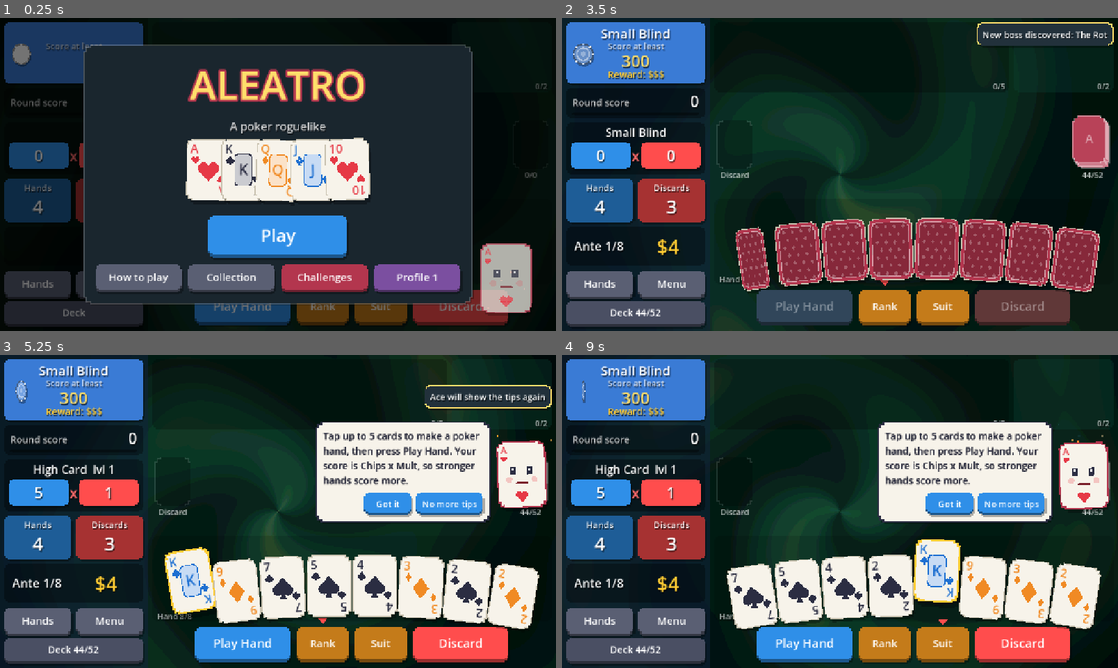
Above: before the commit, frames 1-4 (two rows, left to right).
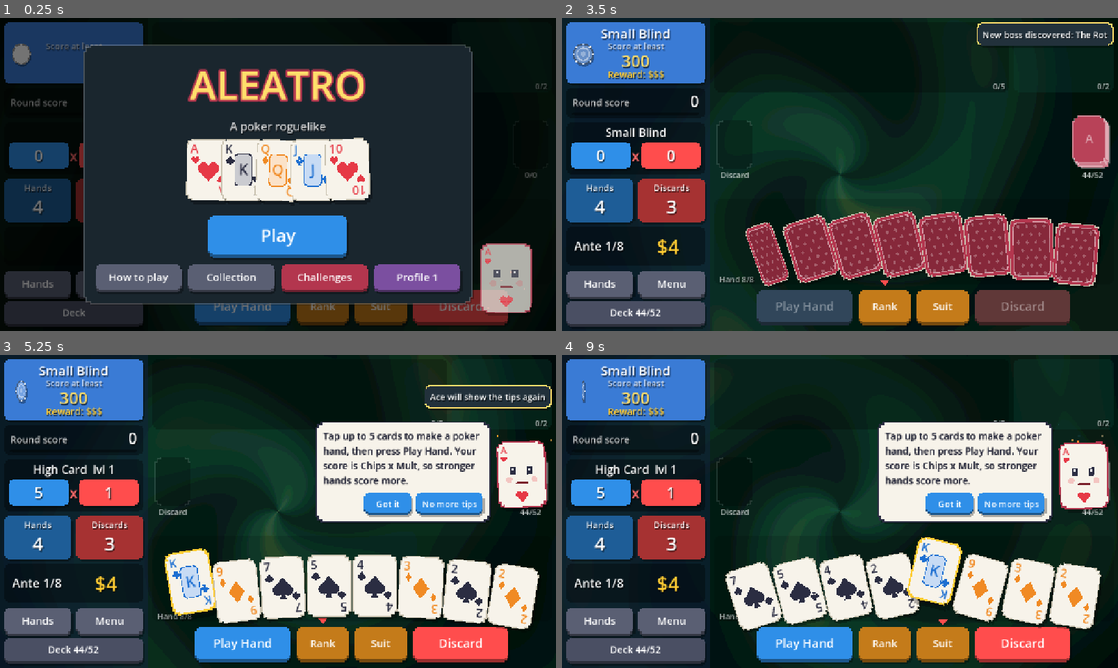
Above: after the commit, the same moments.

Repository: Yassineallach/schoolmaroc
Game: Godot game, scene res://scenes/main.tscn
Two runs of this game, one before a commit and one after it. Both use one fixed random seed, a clock stepped at 60 frames per second and the inputs below.
Inputs (mouse positions are in pixels of both pictures, inside the frame that each line leads up to):
- Up to frame 1 (0.25 s): no input
- Up to frame 2 (3.5 s): click "Play Hand" at 0.5 s; click "Play Hand" at 1.25 s; click "Play" at 2 s; click "Play Small Blind" at 2.75 s
- Up to frame 3 (5.25 s): click "Menu" at 3.5 s; click "Replay tips" at 4.25 s; tap Enter (ui_accept) at 5 s; drag from (528, 486) to (333, 442) at 5.02 s
- Up to frame 4 (9 s): click "Hands" at 5.75 s; click "Deck 44/52" at 6.5 s; drag from (734, 486) to (812, 574) at 7.27 s; click "Rank" at 8 s; click "Suit" at 8.75 s

The runs differ from the first frame. In frame 1, less than 0.1% of the frame differs, in the area x 59-60%, y 57-59%; in frame 2, 8.0%, in the area x 31-97%, y 61-88%; in frame 3, 0.3%; in frame 4, 2.9%.

Commit message:
Spring-driven card and charm movement; reduced motion setting (1.14.0)
- scripts/glide.gd: a per-object spring mover. Cards and charms chase a
  target position and angle instead of running fixed tweens, so a new
  destination mid-flight bends the path smoothly; arrivals overshoot a
  little, objects lean into fast sideways moves, and kick() wobbles them.
  Glide owns only position and rotation, so flips, scale pops and fades
  keep their tweens.
- Dealing, hand and charm layout, playing cards to the table, discarding
  and dragging all move through Glide. A dragged card straightens and
  trails the finger on a stiff spring; reordering follows the pointer.
- juice() and bump() on glided views kick the wobble spring instead of
  tweening rotation, so the two never fight.
- Card, charm and spell shadows shift sideways with screen position.
- Pause menu "Motion: Full / Reduced" turns off screen shake, wobble,
  lean, overshoot and idle sway; saved with the other settings.

Co-Authored-By: Claude Opus 5.5 <noreply@anthropic.com>
Claude-Session: https://claude.ai/code/session_01LZR5ftoCVRtdXjWmfvUKYt

Diff:
--- a/aleatro/project.godot
+++ b/aleatro/project.godot
@@ -6,7 +6,7 @@
 
 config/name="Aleatro"
 config/description="A poker roguelike: build hands, collect charms, beat the blinds."
-config/version="1.13.0"
+config/version="1.14.0"
 run/main_scene="res://scenes/main.tscn"
 config/quit_on_go_back=false
 config/features=PackedStringArray("4.7", "GL Compatibility")
--- a/aleatro/scripts/anim.gd
+++ b/aleatro/scripts/anim.gd
@@ -4,6 +4,9 @@
 ## Shared animation clock and the idle "float" used by cards, charms and chips.
 
 const FPS := 10.0  # frame rate for frame-stepped animations
+
+## Reduced motion: objects sit still instead of swaying.
+static var calm := false
 
 
 static func now() -> float:
@@ -13,7 +16,7 @@
 ## Gentle sway and hover for an object of `size`. `amount` scales the motion
 ## (0 = still). Returns the transform to draw the object's face with.
 static func float_xform(size: Vector2, phase: float, amount: float) -> Transform2D:
-	if amount <= 0.0:
+	if amount <= 0.0 or calm:
 		return Transform2D.IDENTITY
 	var t := now()
 	var angle := 0.035 * amount * sin(2.0 * t + phase)
@@ -23,4 +26,16 @@
 
 ## How high the object hovers; shadows grow with it.
 static func lift(phase: float, amount: float) -> float:
+	if calm:
+		return amount
 	return amount * (1.0 + 0.3 * sin(0.666 * now() + phase * 1.7))
+
+
+## Sideways shadow shift for an object at its place on screen, as if lit from
+## above the middle: things on the right throw their shadow further right.
+static func parallax(ci: Control) -> Vector2:
+	var half := ci.get_viewport_rect().size.x / 2.0
+	if half <= 0.0:
+		return Vector2.ZERO
+	var x := ci.get_global_rect().get_center().x
+	return Vector2(clampf((x - half) / half, -1.0, 1.0) * 5.0, 0.0)
--- a/aleatro/scripts/card_view.gd
+++ b/aleatro/scripts/card_view.gd
@@ -107,7 +107,7 @@
 	draw_set_transform_matrix(base)
 	var lift := Anim.lift(_phase, amount)
 	# lifted cards cast a longer shadow
-	_face_box.shadow_offset = (Vector2(6, 12) if selected else Vector2(3, 6)) + Vector2(1, 3) * lift
+	_face_box.shadow_offset = (Vector2(6, 12) if selected else Vector2(3, 6)) + Vector2(1, 3) * lift + Anim.parallax(self)
 	if not face_up:
 		_draw_back()
 		return
--- a/aleatro/scripts/charm_view.gd
+++ b/aleatro/scripts/charm_view.gd
@@ -95,7 +95,7 @@
 		_draw_back()
 		return
 	var sb := PixelBox.new(col, 4.0, 0.0, true)
-	sb.shadow_offset = Vector2(3, 5) + Vector2(1, 3) * Anim.lift(_phase, float_amount)
+	sb.shadow_offset = Vector2(3, 5) + Vector2(1, 3) * Anim.lift(_phase, float_amount) + Anim.parallax(self)
 	sb.outline = 4.0
 	sb.outline_color = col.lightened(0.35)
 	draw_style_box(sb, Rect2(Vector2.ZERO, size))
--- /dev/null
+++ b/aleatro/scripts/glide.gd
@@ -0,0 +1,146 @@
+class_name Glide
+extends Node
+
+## Springy movement for a Control. Give it a destination with `to()` and its
+## parent chases it each frame instead of following a fixed-length tween: a
+## new destination mid-flight just bends the path, the arrival overshoots a
+## touch, the object leans into fast sideways moves, and `kick()` sets it
+## wobbling. Glide owns only position and rotation, so flips, scale pops and
+## fades can keep using tweens on the same node.
+
+## Reduced motion: no overshoot, lean or wobble.
+static var calm := false
+
+const STIFF := 320.0  # normal travel
+const SNAPPY := 1100.0  # following a finger
+const WOBBLE_STIFF := 600.0
+const LEAN := 0.00022  # radians of lean per px/s of sideways speed
+const MAX_LEAN := 0.22
+const STEP := 1.0 / 120.0
+
+signal arrived
+
+var target := Vector2.ZERO
+var target_rot := 0.0
+var stiffness := STIFF
+var _vel := Vector2.ZERO
+var _rot := 0.0
+var _rot_vel := 0.0
+var _lean := 0.0
+var _wobble := 0.0
+var _wobble_vel := 0.0
+var _delay := 0.0
+var _active := false
+
+
+## The Glide on `c`, made on first use.
+static func of(c: Control) -> Glide:
+	var g: Glide = c.get_node_or_null("Glide")
+	if g == null:
+		g = Glide.new()
+		g.name = "Glide"
+		c.add_child(g)
+	return g
+
+
+## Glide on `c` if it has one.
+static func on(c: Node) -> Glide:
+	return c.get_node_or_null("Glide") as Glide
+
+
+func _ready() -> void:
+	set_process(_active)
+
+
+func _host() -> Control:
+	return get_parent() as Control
+
+
+## Head for `pos` (parent space) and, if given, `rot` degrees, after `delay` s.
+func to(pos: Vector2, rot := NAN, delay := 0.0, stiff := STIFF) -> void:
+	var c := _host()
+	if not _active:
+		_rot = c.rotation
+		target_rot = c.rotation
+	target = pos
+	if not is_nan(rot):
+		target_rot = deg_to_rad(rot)
+	_delay = delay
+	stiffness = stiff
+	_wake()
+
+
+## Jump straight to `pos` / `rot` degrees with no motion.
+func snap(pos: Vector2, rot := NAN) -> void:
+	var c := _host()
+	target = pos
+	target_rot = deg_to_rad(rot) if not is_nan(rot) else c.rotation - _lean - _wobble
+	_vel = Vector2.ZERO
+	_rot_vel = 0.0
+	_rot = target_rot
+	_lean = 0.0
+	_wobble = 0.0
+	_wobble_vel = 0.0
+	_delay = 0.0
+	c.position = pos
+	c.rotation = _rot
+	_sleep()
+
+
+## A springy shake, e.g. when the object scores or is grabbed.
+func kick(amount := 0.12) -> void:
+	if calm:
+		return
+	if not _active:
+		_rot = _host().rotation
+		target = _host().position
+		target_rot = _rot
+	_wobble_vel += (1.0 if randf() < 0.5 else -1.0) * amount * 14.0
+	_wake()
+
+
+func is_moving() -> bool:
+	return _active
+
+
+func _wake() -> void:
+	_active = true
+	set_process(true)
+
+
+func _sleep() -> void:
+	_active = false
+	set_process(false)
+
+
+func _process(delta: float) -> void:
+	var c := _host()
+	if c == null:
+		return
+	var dt := minf(delta, 0.05)
+	var k := stiffness
+	var d := 2.0 * sqrt(k) * (1.0 if calm else 0.72)
+	var wk := WOBBLE_STIFF
+	var wd := 2.0 * sqrt(wk) * 0.22
+	var pos := c.position
+	var steps := maxi(1, ceili(dt / STEP))
+	var h := dt / steps
+	for i in steps:
+		if _delay > 0.0:
+			_delay -= h
+		else:
+			_vel += (k * (target - pos) - d * _vel) * h
+			pos += _vel * h
+			_rot_vel += (k * (target_rot - _rot) - d * _rot_vel) * h
+			_rot += _rot_vel * h
+		_wobble_vel += (-wk * _wobble - wd * _wobble_vel) * h
+		_wobble += _wobble_vel * h
+	var lean_goal := 0.0 if calm else clampf(_vel.x * LEAN, -MAX_LEAN, MAX_LEAN)
+	_lean = lerpf(_lean, lean_goal, 1.0 - exp(-14.0 * dt))
+	c.position = pos
+	c.rotation = _rot + _lean + _wobble
+	if _delay <= 0.0 and pos.distance_squared_to(target) < 0.25 and _vel.length_squared() < 25.0 \
+			and absf(_rot - target_rot) < 0.002 and absf(_rot_vel) < 0.05 \
+			and absf(_wobble) < 0.002 and absf(_wobble_vel) < 0.05 and absf(_lean) < 0.002:
+		snap(target, rad_to_deg(target_rot))
+		arrived.emit()
--- a/aleatro/scripts/main.gd
+++ b/aleatro/scripts/main.gd
@@ -70,7 +70,7 @@
 var stats := STAT_DEFAULTS.duplicate()
 var saves: SaveManager
 var profile_data := {}
-var settings := {"master": 80.0, "music": 70.0, "sfx": 85.0, "vibration": true, "speed": 1.0}
+var settings := {"master": 80.0, "music": 70.0, "sfx": 85.0, "vibration": true, "speed": 1.0, "reduced_motion": false}
 var on_title := false
 var sidebar_buttons: Array = []
 var pad: PadInput
@@ -352,16 +352,24 @@
 
 ## Quick squash-and-wobble used on taps and score changes.
 func juice(node: Control, amount: float = 0.12) -> void:
+	if Anim.calm:
+		return
 	node.pivot_offset = node.size / 2
 	var tw := create_tween().set_parallel()
 	node.scale = Vector2.ONE * (1.0 + amount)
+	tw.tween_property(node, "scale", Vector2.ONE, 0.35).set_trans(Tween.TRANS_ELASTIC).set_ease(Tween.EASE_OUT)
+	var g := Glide.on(node)
+	if g != null:
+		g.kick(amount)
+		return
 	node.rotation_degrees = randf_range(-3.0, 3.0)
-	tw.tween_property(node, "scale", Vector2.ONE, 0.35).set_trans(Tween.TRANS_ELASTIC).set_ease(Tween.EASE_OUT)
 	tw.tween_property(node, "rotation_degrees", 0.0, 0.3).set_trans(Tween.TRANS_ELASTIC).set_ease(Tween.EASE_OUT)
 
 
 ## Small screen shake that decays every frame.
 func _process(delta: float) -> void:
+	if jiggle > 0.0 and Anim.calm:
+		jiggle = 0.0
 	if jiggle > 0.0:
 		jiggle = maxf(0.0, jiggle - delta * 4.0)
 		position = Vector2(randf_range(-1, 1), randf_range(-1, 1)) * jiggle * 4.0
@@ -587,9 +595,9 @@
 			continue
 		var target := Vector2(x0 + i * step, 4)
 		if animate:
-			create_tween().tween_property(v, "position", target, 0.18).set_trans(Tween.TRANS_QUAD).set_ease(Tween.EASE_OUT)
+			Glide.of(v).to(target, 0.0)
 		else:
-			v.position = target
+			Glide.of(v).snap(target, 0.0)
 
 
 # ---------------------------------------------------------------- dragging
@@ -605,7 +613,8 @@
 	if v is CharmView and busy and in_round:
 		return
 	drag_view = v
-	_drag_grab = pos - v.global_position
+	# grab offset in the parent's unrotated space, so a tilted card doesn't jump
+	_drag_grab = pos - (v.get_parent() as Control).get_global_transform() * v.position
 	v.z_index = 200
 	juice(v, 0.08)
 
@@ -613,9 +622,10 @@
 func _on_drag_move(v: Control, pos: Vector2) -> void:
 	if v != drag_view:
 		return
-	v.global_position = pos - _drag_grab
+	var parent := v.get_parent() as Control
+	Glide.of(v).to(parent.get_global_transform().affine_inverse() * (pos - _drag_grab), 0.0, 0.0, Glide.SNAPPY)
 	var list := _drag_list(v)
-	var cx := v.global_position.x + v.size.x / 2
+	var cx := pos.x - _drag_grab.x + v.size.x / 2  # where the card is headed
 	var idx := 0
 	for o in list:
 		if o != v and o.global_position.x + o.size.x / 2 < cx:
@@ -669,9 +679,13 @@
 	node.pivot_offset = node.size / 2
 	var tw := create_tween()
 	tw.tween_property(node, "scale", Vector2(amount, amount), 0.07)
-	tw.parallel().tween_property(node, "rotation_degrees", randf_range(-4.0, 4.0), 0.07)
 	tw.tween_property(node, "scale", Vector2.ONE, 0.25).set_trans(Tween.TRANS_ELASTIC).set_ease(Tween.EASE_OUT)
-	tw.parallel().tween_property(node, "rotation_degrees", 0.0, 0.25).set_trans(Tween.TRANS_ELASTIC).set_ease(Tween.EASE_OUT)
+	var g := Glide.on(node)
+	if g != null:
+		g.kick((amount - 1.0) * 0.6)
+	elif not Anim.calm:
+		tw.parallel().tween_property(node, "rotation_degrees", randf_range(-4.0, 4.0), 0.07)
+		tw.tween_property(node, "rotation_degrees", 0.0, 0.25).set_trans(Tween.TRANS_ELASTIC).set_ease(Tween.EASE_OUT)
 
 
 func wait(t: float) -> void:
@@ -915,11 +929,11 @@
 ## Fly a card onto the discard heap, then drop its view.
 func send_to_discard(v: CardView, delay := 0.0) -> void:
 	v.z_index = 60
-	var tw := create_tween().set_parallel()
-	tw.tween_property(v, "position", discard_pile.card_target() + Vector2(randf_range(-6, 6), randf_range(-6, 6)), 0.28).set_delay(delay).set_trans(Tween.TRANS_QUAD).set_ease(Tween.EASE_OUT)
-	tw.tween_property(v, "rotation_degrees", randf_range(-25, 25), 0.28).set_delay(delay)
-	tw.tween_property(v, "scale", Vector2(PileView.W / CardView.W, PileView.W / CardView.W), 0.28).set_delay(delay)
-	tw.chain().tween_callback(func():
+	Glide.of(v).to(discard_pile.card_target() + Vector2(randf_range(-6, 6), randf_range(-6, 6)), randf_range(-25, 25), delay)
+	var tw := create_tween()
+	tw.tween_interval(delay)
+	tw.tween_property(v, "scale", Vector2(PileView.W / CardView.W, PileView.W / CardView.W), 0.28)
+	tw.tween_callback(func():
 		discard_pile.add(v.card)
 		v.queue_free())
 
@@ -1037,12 +1051,9 @@
 		var rot := off * 2.5
 		v.z_index = i
 		if animate:
-			var tw := create_tween().set_parallel()
-			tw.tween_property(v, "position", target, 0.18).set_trans(Tween.TRANS_QUAD).set_ease(Tween.EASE_OUT)
-			tw.tween_property(v, "rotation_degrees", rot, 0.18)
+			Glide.of(v).to(target, rot)
 		else:
-			v.position = target
-			v.rotation_degrees = rot
+			Glide.of(v).snap(target, rot)
 
 
 func selected_views() -> Array:
@@ -1090,9 +1101,7 @@
 		v.selected = false
 		v.queue_redraw()
 		v.z_index = 50 + i
-		var tw := create_tween().set_parallel()
-		tw.tween_property(v, "position", Vector2(x0 + i * gap, play_y()), 0.22).set_trans(Tween.TRANS_QUAD).set_ease(Tween.EASE_OUT)
-		tw.tween_property(v, "rotation_degrees", 0.0, 0.22)
+		Glide.of(v).to(Vector2(x0 + i * gap, play_y()), 0.0, 0.03 * i)
 	sfx.play("card_place")
 	layout_hand(true)
 	await wait(0.3)
@@ -2081,6 +2090,8 @@
 func _apply_settings() -> void:
 	Music.apply_volumes(settings.master, settings.music, settings.sfx)
 	Engine.time_scale = settings.speed
+	Glide.calm = settings.reduced_motion
+	Anim.calm = settings.reduced_motion
 
 
 # ---------------------------------------------------------------- input helpers
@@ -2315,6 +2326,11 @@
 				_apply_settings()
 				_save_stats()
 				show_menu(), {"color": Color("4a6fa5"), "tooltip": "Speeds up scoring and dealing animations"}),
+			b.call("Motion: %s" % ("Reduced" if settings.reduced_motion else "Full"), func():
+				settings.reduced_motion = not settings.reduced_motion
+				_apply_settings()
+				_save_stats()
+				show_menu(), {"color": Color("4a6fa5"), "tooltip": "Reduced turns off screen shake, wobble, lean and idle sway"}),
 			b.call("How to play", show_help),
 			b.call("Collection", show_collection),
 			b.call("Replay tips", func():
--- a/aleatro/scripts/spell_view.gd
+++ b/aleatro/scripts/spell_view.gd
@@ -42,7 +42,7 @@
 	var font := ThemeDB.fallback_font
 	draw_set_transform_matrix(Anim.float_xform(size, _phase, float_amount))
 	var sb := PixelBox.new(col, 4.0, 0.0, true)
-	sb.shadow_offset = Vector2(3, 5) + Vector2(1, 3) * Anim.lift(_phase, float_amount)
+	sb.shadow_offset = Vector2(3, 5) + Vector2(1, 3) * Anim.lift(_phase, float_amount) + Anim.parallax(self)
 	sb.outline = 4.0
 	sb.outline_color = Color("9fe3cf")
 	draw_style_box(sb, Rect2(Vector2.ZERO, size))
Not shown, changed: aleatro/export_presets.cfg
Not shown, added: aleatro/scripts/glide.gd.uid
Not shown, changed: aleatro/README.md
